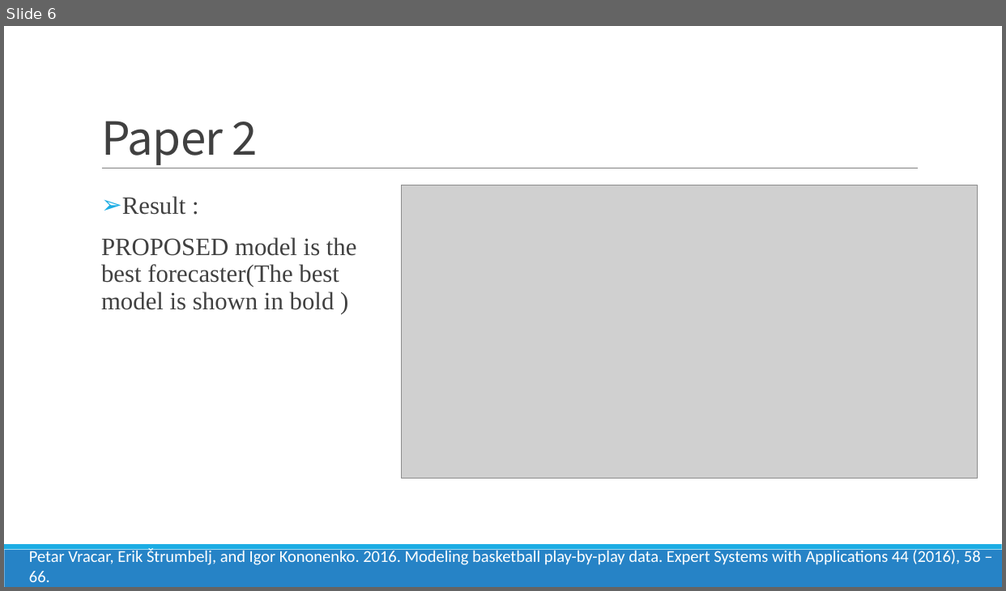
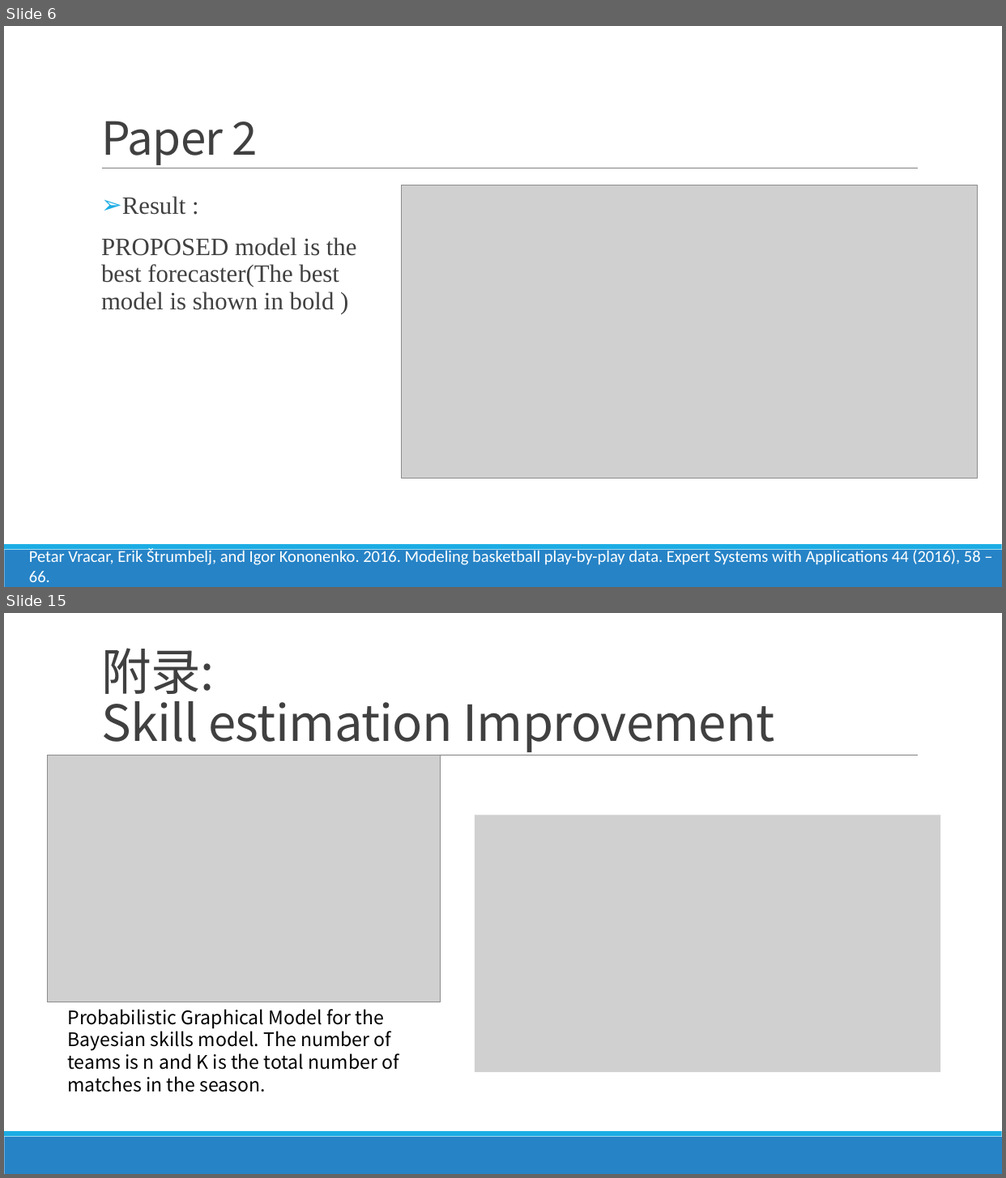
Before and after one commit to FindNorthStar/DataMining, a slide deck: homework_1/Luck is Hard to Beat The Difficulty of Sports Prediction.pptx. Shown one above the other, each under a label of ours: slide 6 before the commit, slides 6 and 15 after it; the slides between them are not shown. The pictures are 1006x591 and 1006x1178 pixels, drawn with LibreOffice and Linux fonts; fonts in the diff are those of the drawing; grey boxes stand for pictures. Boxes give left, top, right and bottom in pixels: in the first picture for what was removed or moved away, otherwise in the second. Text is boxed around its words. In the diff, an @@ line names an element or a change of style, - is before the commit and + after.

```diff
--- a/homework_1/Luck is Hard to Beat The Difficulty of Sports Prediction.pptx
+++ b/homework_1/Luck is Hard to Beat The Difficulty of Sports Prediction.pptx
@@ slide 15 added at bbox=[4, 613, 1002, 1174], background #FFFFFF; not listed: 3 template elements that a slide beside it also shows @@
@@ title added at bbox=[101, 648, 775, 752], 48 pt, text #404040 @@
+附录:
+Skill estimation Improvement
@@ picture added at bbox=[47, 756, 440, 1003] @@
@@ picture added at bbox=[475, 815, 940, 1072] @@
@@ text added at bbox=[67, 1009, 399, 1093], 18 pt, text #000000 @@
+Probabilistic Graphical Model for the Bayesian skills model. The number of teams is n and K is the total number of matches in the season.
```
Also in this commit, not shown: 8 slides changed, 1 other slide added, 1 slide removed, 4 other files.
